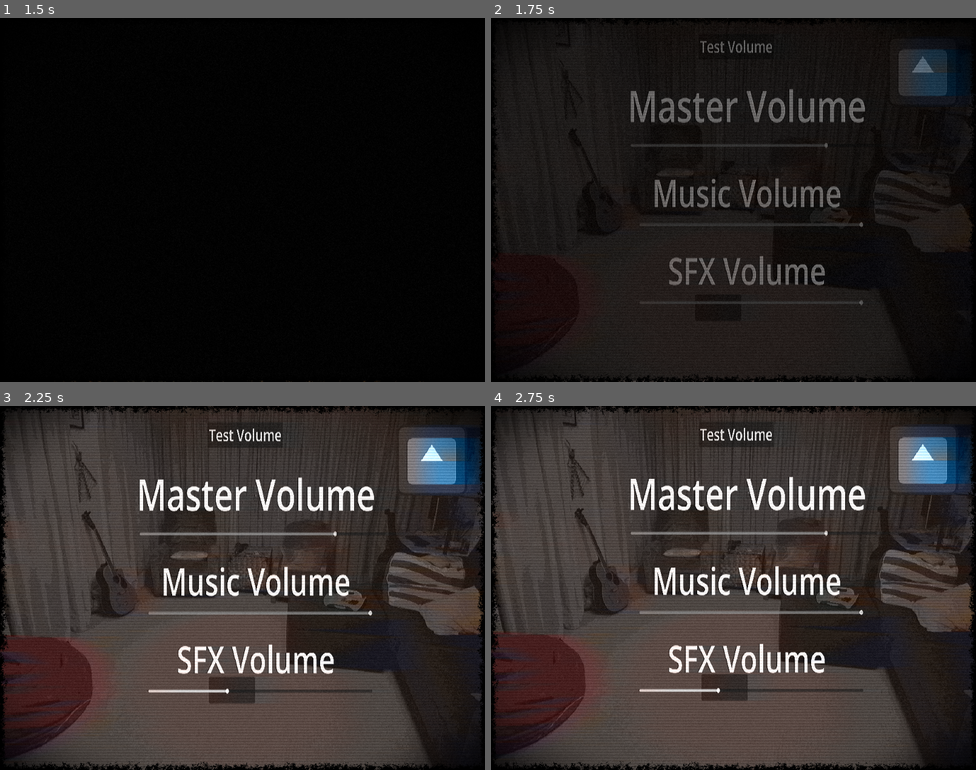
Above: before the commit, frames 1-4 (two rows, left to right).
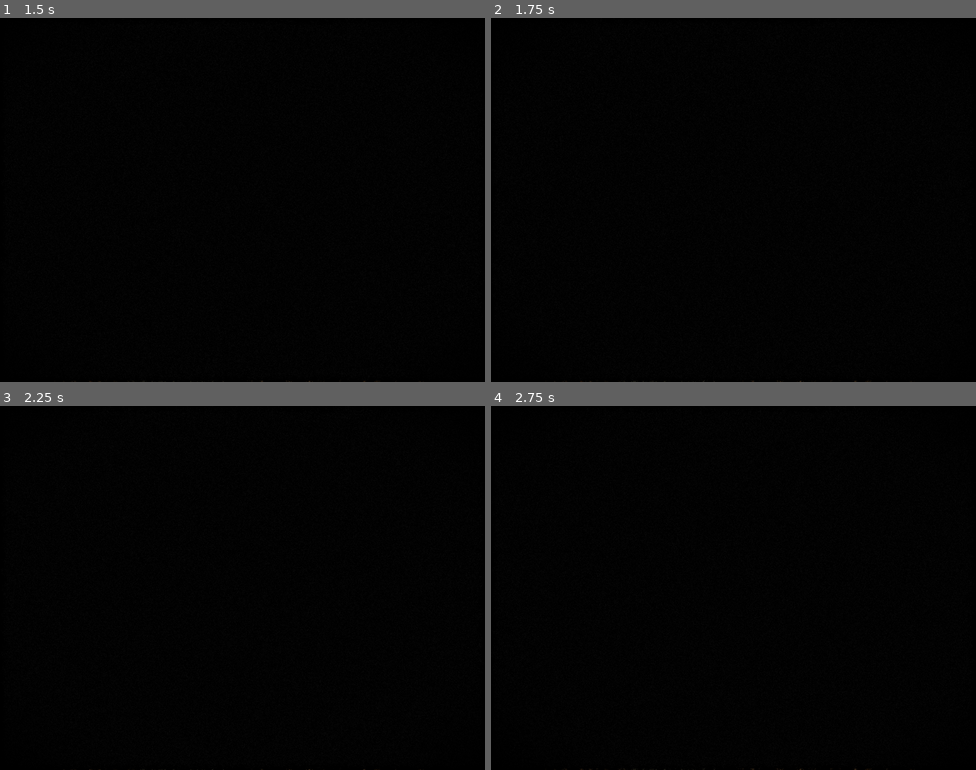
Above: after the commit, the same moments.

Repository: howarja/Vampire-Game
Game: Godot game, scene res://scenes/startScene.tscn
Same seed, same stepped clock (60 frames per second), same inputs: the game is played once before the commit and once after it. This scene is started directly instead of the project's main scene. The engine's default icon, where the game draws it, is replaced by a stand-in: a white triangle on a blue panel in a dark square.
Inputs (mouse positions are in pixels of both pictures, inside the frame that each line leads up to):
- Up to frame 1 (1.5 s): click "Lounge" at 0.5 s; click (431, 72) at 1.25 s
- Up to frame 2 (1.75 s): no input
- Up to frame 3 (2.25 s): click (227, 697) at 2.02 s
- Up to frame 4 (2.75 s): no input

Frame 1 is identical in both runs. In frame 2, 45% of the frame differs, in the area x 0-100%, y 1-100%; in frame 3, 93%, in the area x 0-100%, y 0-100%; in frame 4, 93%.

Commit message:
added in some sfx

Diff:
--- a/Characters/Batman.tres
+++ b/Characters/Batman.tres
@@ -2,7 +2,6 @@
 
 [ext_resource type="Script" uid="uid://bsj2rcs7yvbxy" path="res://Scripts/question.gd" id="2_e5hkb"]
 [ext_resource type="Script" uid="uid://byskr8hlcn2vi" path="res://Scripts/character.gd" id="3_0e0cs"]
-[ext_resource type="Texture2D" uid="uid://brw7eayneqnpa" path="res://Sprites/People/Outside/Batman.png" id="3_iq1j4"]
 
 [sub_resource type="Resource" id="Resource_wimtb"]
 script = ExtResource("2_e5hkb")
@@ -44,7 +43,6 @@
 script = ExtResource("3_0e0cs")
 fullName = "Batman"
 vampire = true
-sprite = ExtResource("3_iq1j4")
 introDialaogue = Array[String](["", "", ""])
 questions = Array[ExtResource("2_e5hkb")]([SubResource("Resource_wimtb"), SubResource("Resource_hush4"), SubResource("Resource_0mdo4"), SubResource("Resource_1tlsp"), SubResource("Resource_c4kb4"), SubResource("Resource_lw0dh")])
 metadata/_custom_type_script = "uid://byskr8hlcn2vi"
--- a/Characters/BillyBobbyJr.tres
+++ b/Characters/BillyBobbyJr.tres
@@ -2,7 +2,6 @@
 
 [ext_resource type="Script" uid="uid://bsj2rcs7yvbxy" path="res://Scripts/question.gd" id="2_8qroq"]
 [ext_resource type="Script" uid="uid://byskr8hlcn2vi" path="res://Scripts/character.gd" id="3_0245l"]
-[ext_resource type="Texture2D" uid="uid://dq8ht1qow0avc" path="res://Sprites/People/Outside/TobyS.png" id="3_gnvrt"]
 
 [sub_resource type="Resource" id="Resource_wimtb"]
 script = ExtResource("2_8qroq")
@@ -39,7 +38,6 @@
 [resource]
 script = ExtResource("3_0245l")
 fullName = "Billy Bobby Jr"
-sprite = ExtResource("3_gnvrt")
 introDialaogue = Array[String](["Heya partner!", "I recieved an invite to this glorious party!", "I heard there would be some rootin shootin party!"])
 questions = Array[ExtResource("2_8qroq")]([SubResource("Resource_wimtb"), SubResource("Resource_hush4"), SubResource("Resource_0mdo4"), SubResource("Resource_1tlsp"), SubResource("Resource_c4kb4"), SubResource("Resource_lw0dh")])
 metadata/_custom_type_script = "uid://byskr8hlcn2vi"
--- a/Characters/BrunhildeStone.tres
+++ b/Characters/BrunhildeStone.tres
@@ -1,7 +1,6 @@
 [gd_resource type="Resource" script_class="character" format=3 uid="uid://bdsbbiwnswj2h"]
 
 [ext_resource type="Script" uid="uid://bsj2rcs7yvbxy" path="res://Scripts/question.gd" id="2_oj37w"]
-[ext_resource type="Texture2D" uid="uid://cubgh3qtgt5sc" path="res://Sprites/People/Outside/Jamie.png" id="3_3i72f"]
 [ext_resource type="Script" uid="uid://byskr8hlcn2vi" path="res://Scripts/character.gd" id="3_yvvos"]
 
 [sub_resource type="Resource" id="Resource_wimtb"]
@@ -42,7 +41,6 @@
 
 [resource]
 script = ExtResource("3_yvvos")
-sprite = ExtResource("3_3i72f")
 introDialaogue = Array[String](["", "", ""])
 questions = Array[ExtResource("2_oj37w")]([SubResource("Resource_wimtb"), SubResource("Resource_hush4"), SubResource("Resource_0mdo4"), SubResource("Resource_1tlsp"), SubResource("Resource_c4kb4"), SubResource("Resource_lw0dh")])
 metadata/_custom_type_script = "uid://byskr8hlcn2vi"
--- a/Characters/CharlieCholick.tres
+++ b/Characters/CharlieCholick.tres
@@ -2,7 +2,6 @@
 
 [ext_resource type="Script" uid="uid://bsj2rcs7yvbxy" path="res://Scripts/question.gd" id="1_b38vs"]
 [ext_resource type="Script" uid="uid://byskr8hlcn2vi" path="res://Scripts/character.gd" id="2_0ot8i"]
-[ext_resource type="Texture2D" uid="uid://c82e1w2pcp24p" path="res://Sprites/People/Outside/Samuel2.png" id="3_b38vs"]
 
 [sub_resource type="Resource" id="Resource_wimtb"]
 script = ExtResource("1_b38vs")
@@ -42,7 +41,6 @@
 
 [resource]
 script = ExtResource("2_0ot8i")
-sprite = ExtResource("3_b38vs")
 introDialaogue = Array[String](["", "", ""])
 questions = Array[ExtResource("1_b38vs")]([SubResource("Resource_wimtb"), SubResource("Resource_hush4"), SubResource("Resource_0mdo4"), SubResource("Resource_1tlsp"), SubResource("Resource_c4kb4"), SubResource("Resource_lw0dh")])
 metadata/_custom_type_script = "uid://byskr8hlcn2vi"
--- a/Characters/Elizabeth Fisher.tres
+++ b/Characters/Elizabeth Fisher.tres
@@ -2,7 +2,6 @@
 
 [ext_resource type="Script" uid="uid://bsj2rcs7yvbxy" path="res://Scripts/question.gd" id="1_ne6w6"]
 [ext_resource type="Script" uid="uid://byskr8hlcn2vi" path="res://Scripts/character.gd" id="2_c36fj"]
-[ext_resource type="Texture2D" uid="uid://r865ghpt15om" path="res://Sprites/People/Outside/Olivia.png" id="3_c36fj"]
 
 [sub_resource type="Resource" id="Resource_wimtb"]
 script = ExtResource("1_ne6w6")
@@ -43,7 +42,6 @@
 [resource]
 script = ExtResource("2_c36fj")
 vampire = true
-sprite = ExtResource("3_c36fj")
 introDialaogue = Array[String](["", "", ""])
 questions = Array[ExtResource("1_ne6w6")]([SubResource("Resource_wimtb"), SubResource("Resource_hush4"), SubResource("Resource_0mdo4"), SubResource("Resource_1tlsp"), SubResource("Resource_c4kb4"), SubResource("Resource_lw0dh")])
 metadata/_custom_type_script = "uid://byskr8hlcn2vi"
--- a/Characters/HughMan.tres
+++ b/Characters/HughMan.tres
@@ -1,7 +1,6 @@
 [gd_resource type="Resource" script_class="character" format=3 uid="uid://bkdcwsj8eieqp"]
 
 [ext_resource type="Script" uid="uid://bsj2rcs7yvbxy" path="res://Scripts/question.gd" id="2_ajy50"]
-[ext_resource type="Texture2D" uid="uid://cghiky6m7jhx4" path="res://Sprites/Hand gun anim.png" id="3_6y2me"]
 [ext_resource type="Script" uid="uid://byskr8hlcn2vi" path="res://Scripts/character.gd" id="3_q86ko"]
 
 [sub_resource type="Resource" id="Resource_wimtb"]
@@ -42,7 +41,6 @@
 
 [resource]
 script = ExtResource("3_q86ko")
-sprite = ExtResource("3_6y2me")
 introDialaogue = Array[String](["", "", ""])
 questions = Array[ExtResource("2_ajy50")]([SubResource("Resource_wimtb"), SubResource("Resource_hush4"), SubResource("Resource_0mdo4"), SubResource("Resource_1tlsp"), SubResource("Resource_c4kb4"), SubResource("Resource_lw0dh")])
 metadata/_custom_type_script = "uid://byskr8hlcn2vi"
--- a/Characters/JefferyAndersonVampire.tres
+++ b/Characters/JefferyAndersonVampire.tres
@@ -2,7 +2,6 @@
 
 [ext_resource type="Script" uid="uid://bsj2rcs7yvbxy" path="res://Scripts/question.gd" id="2_ooaof"]
 [ext_resource type="Script" uid="uid://byskr8hlcn2vi" path="res://Scripts/character.gd" id="3_0chsk"]
-[ext_resource type="Texture2D" uid="uid://bnr72wxh3p5ft" path="res://Sprites/People/Outside/James2.png" id="3_gswec"]
 
 [sub_resource type="Resource" id="Resource_wimtb"]
 script = ExtResource("2_ooaof")
@@ -43,7 +42,6 @@
 [resource]
 script = ExtResource("3_0chsk")
 vampire = true
-sprite = ExtResource("3_gswec")
 introDialaogue = Array[String](["", "", ""])
 questions = Array[ExtResource("2_ooaof")]([SubResource("Resource_wimtb"), SubResource("Resource_hush4"), SubResource("Resource_0mdo4"), SubResource("Resource_1tlsp"), SubResource("Resource_c4kb4"), SubResource("Resource_lw0dh")])
 metadata/_custom_type_script = "uid://byskr8hlcn2vi"
--- a/Characters/MaxFredrickson.tres
+++ b/Characters/MaxFredrickson.tres
@@ -1,7 +1,6 @@
 [gd_resource type="Resource" script_class="character" format=3 uid="uid://danc5xfmors2x"]
 
 [ext_resource type="Script" uid="uid://bsj2rcs7yvbxy" path="res://Scripts/question.gd" id="2_uyyts"]
-[ext_resource type="Texture2D" uid="uid://b7rnsbcb6hmuo" path="res://Sprites/People/Outside/Fishbowl.png" id="3_2xq7g"]
 [ext_resource type="Script" uid="uid://byskr8hlcn2vi" path="res://Scripts/character.gd" id="3_31eem"]
 
 [sub_resource type="Resource" id="Resource_wimtb"]
@@ -42,7 +41,6 @@
 
 [resource]
 script = ExtResource("3_31eem")
-sprite = ExtResource("3_2xq7g")
 introDialaogue = Array[String](["", "", ""])
 questions = Array[ExtResource("2_uyyts")]([SubResource("Resource_wimtb"), SubResource("Resource_hush4"), SubResource("Resource_0mdo4"), SubResource("Resource_1tlsp"), SubResource("Resource_c4kb4"), SubResource("Resource_lw0dh")])
 metadata/_custom_type_script = "uid://byskr8hlcn2vi"
--- a/Characters/Mclovin.tres
+++ b/Characters/Mclovin.tres
@@ -2,7 +2,6 @@
 
 [ext_resource type="Script" uid="uid://bsj2rcs7yvbxy" path="res://Scripts/question.gd" id="2_of7nf"]
 [ext_resource type="Script" uid="uid://byskr8hlcn2vi" path="res://Scripts/character.gd" id="3_p0y8t"]
-[ext_resource type="Texture2D" uid="uid://l6dwnj4mm8j" path="res://Sprites/People/Outside/Max.png" id="3_vfqu3"]
 
 [sub_resource type="Resource" id="Resource_wimtb"]
 script = ExtResource("2_of7nf")
@@ -42,7 +41,6 @@
 
 [resource]
 script = ExtResource("3_p0y8t")
-sprite = ExtResource("3_vfqu3")
 introDialaogue = Array[String](["", "", ""])
 questions = Array[ExtResource("2_of7nf")]([SubResource("Resource_wimtb"), SubResource("Resource_hush4"), SubResource("Resource_0mdo4"), SubResource("Resource_1tlsp"), SubResource("Resource_c4kb4"), SubResource("Resource_lw0dh")])
 metadata/_custom_type_script = "uid://byskr8hlcn2vi"
--- a/Characters/MichaelSoul.tres
+++ b/Characters/MichaelSoul.tres
@@ -1,7 +1,6 @@
 [gd_resource type="Resource" script_class="character" format=3 uid="uid://cuggg4fxfk00n"]
 
 [ext_resource type="Script" uid="uid://bsj2rcs7yvbxy" path="res://Scripts/question.gd" id="2_ec5va"]
-[ext_resource type="Texture2D" uid="uid://dtndpoepq32o0" path="res://Sprites/People/Outside/Isaac.png" id="3_7u1oa"]
 [ext_resource type="Script" uid="uid://byskr8hlcn2vi" path="res://Scripts/character.gd" id="3_15hoe"]
 
 [sub_resource type="Resource" id="Resource_wimtb"]
@@ -43,7 +42,6 @@
 [resource]
 script = ExtResource("3_15hoe")
 vampire = true
-sprite = ExtResource("3_7u1oa")
 introDialaogue = Array[String](["", "", ""])
 questions = Array[ExtResource("2_ec5va")]([SubResource("Resource_wimtb"), SubResource("Resource_hush4"), SubResource("Resource_0mdo4"), SubResource("Resource_1tlsp"), SubResource("Resource_c4kb4"), SubResource("Resource_lw0dh")])
 metadata/_custom_type_script = "uid://byskr8hlcn2vi"
--- a/Characters/PeterDouglas.tres
+++ b/Characters/PeterDouglas.tres
@@ -2,7 +2,6 @@
 
 [ext_resource type="Script" uid="uid://bsj2rcs7yvbxy" path="res://Scripts/question.gd" id="2_dgaj8"]
 [ext_resource type="Script" uid="uid://byskr8hlcn2vi" path="res://Scripts/character.gd" id="3_h4ynm"]
-[ext_resource type="Texture2D" uid="uid://ddilv6nlb4f1m" path="res://Sprites/People/Outside/Tijmen.png" id="3_xpv74"]
 
 [sub_resource type="Resource" id="Resource_wimtb"]
 script = ExtResource("2_dgaj8")
@@ -42,7 +41,6 @@
 
 [resource]
 script = ExtResource("3_h4ynm")
-sprite = ExtResource("3_xpv74")
 introDialaogue = Array[String](["", "", ""])
 questions = Array[ExtResource("2_dgaj8")]([SubResource("Resource_wimtb"), SubResource("Resource_hush4"), SubResource("Resource_0mdo4"), SubResource("Resource_1tlsp"), SubResource("Resource_c4kb4"), SubResource("Resource_lw0dh")])
 metadata/_custom_type_script = "uid://byskr8hlcn2vi"
--- a/Characters/Sebastian Silvester.tres
+++ b/Characters/Sebastian Silvester.tres
@@ -2,7 +2,6 @@
 
 [ext_resource type="Script" uid="uid://bsj2rcs7yvbxy" path="res://Scripts/question.gd" id="1_8i1ka"]
 [ext_resource type="Script" uid="uid://byskr8hlcn2vi" path="res://Scripts/character.gd" id="2_ooas5"]
-[ext_resource type="Texture2D" uid="uid://nbcj41le3p70" path="res://Sprites/People/Outside/TobyG.png" id="3_ooas5"]
 
 [sub_resource type="Resource" id="Resource_wimtb"]
 script = ExtResource("1_8i1ka")
@@ -42,7 +41,6 @@
 
 [resource]
 script = ExtResource("2_ooas5")
-sprite = ExtResource("3_ooas5")
 introDialaogue = Array[String](["", "", ""])
 questions = Array[ExtResource("1_8i1ka")]([SubResource("Resource_wimtb"), SubResource("Resource_hush4"), SubResource("Resource_0mdo4"), SubResource("Resource_1tlsp"), SubResource("Resource_c4kb4"), SubResource("Resource_lw0dh")])
 metadata/_custom_type_script = "uid://byskr8hlcn2vi"
--- a/Characters/SimSoul.tres
+++ b/Characters/SimSoul.tres
@@ -1,7 +1,6 @@
 [gd_resource type="Resource" script_class="character" format=3 uid="uid://nyhgm7avmwdt"]
 
 [ext_resource type="Script" uid="uid://bsj2rcs7yvbxy" path="res://Scripts/question.gd" id="2_ohtyb"]
-[ext_resource type="Texture2D" uid="uid://d2g08uoafsmti" path="res://Sprites/People/Outside/Yuki.png" id="3_8o0ut"]
 [ext_resource type="Script" uid="uid://byskr8hlcn2vi" path="res://Scripts/character.gd" id="3_ejbln"]
 
 [sub_resource type="Resource" id="Resource_wimtb"]
@@ -42,7 +41,6 @@
 
 [resource]
 script = ExtResource("3_ejbln")
-sprite = ExtResource("3_8o0ut")
 introDialaogue = Array[String](["", "", ""])
 questions = Array[ExtResource("2_ohtyb")]([SubResource("Resource_wimtb"), SubResource("Resource_hush4"), SubResource("Resource_0mdo4"), SubResource("Resource_1tlsp"), SubResource("Resource_c4kb4"), SubResource("Resource_lw0dh")])
 metadata/_custom_type_script = "uid://byskr8hlcn2vi"
--- a/Characters/StarkBeever.tres
+++ b/Characters/StarkBeever.tres
@@ -2,7 +2,6 @@
 
 [ext_resource type="Script" uid="uid://bsj2rcs7yvbxy" path="res://Scripts/question.gd" id="1_gqtub"]
 [ext_resource type="Script" uid="uid://byskr8hlcn2vi" path="res://Scripts/character.gd" id="2_6qlb5"]
-[ext_resource type="Texture2D" uid="uid://ctmx2iog0bwlj" path="res://Sprites/People/Outside/Tishar.png" id="3_tah7n"]
 
 [sub_resource type="Resource" id="Resource_wimtb"]
 script = ExtResource("1_gqtub")
@@ -43,7 +42,6 @@
 [resource]
 script = ExtResource("2_6qlb5")
 vampire = true
-sprite = ExtResource("3_tah7n")
 introDialaogue = Array[String](["", "", ""])
 questions = Array[ExtResource("1_gqtub")]([SubResource("Resource_wimtb"), SubResource("Resource_hush4"), SubResource("Resource_0mdo4"), SubResource("Resource_1tlsp"), SubResource("Resource_c4kb4"), SubResource("Resource_lw0dh")])
 metadata/_custom_type_script = "uid://byskr8hlcn2vi"
--- a/Characters/SteveDuobler.tres
+++ b/Characters/SteveDuobler.tres
@@ -2,7 +2,6 @@
 
 [ext_resource type="Script" uid="uid://bsj2rcs7yvbxy" path="res://Scripts/question.gd" id="1_tr7q8"]
 [ext_resource type="Script" uid="uid://byskr8hlcn2vi" path="res://Scripts/character.gd" id="2_qm2a0"]
-[ext_resource type="Texture2D" uid="uid://ehrtbpi480wo" path="res://Sprites/People/Outside/Samuel.png" id="3_4ous1"]
 
 [sub_resource type="Resource" id="Resource_wimtb"]
 script = ExtResource("1_tr7q8")
@@ -42,7 +41,6 @@
 
 [resource]
 script = ExtResource("2_qm2a0")
-sprite = ExtResource("3_4ous1")
 introDialaogue = Array[String](["", "", ""])
 questions = Array[ExtResource("1_tr7q8")]([SubResource("Resource_wimtb"), SubResource("Resource_hush4"), SubResource("Resource_0mdo4"), SubResource("Resource_1tlsp"), SubResource("Resource_c4kb4"), SubResource("Resource_lw0dh")])
 metadata/_custom_type_script = "uid://byskr8hlcn2vi"
--- a/Characters/TimmyJimmy.tres
+++ b/Characters/TimmyJimmy.tres
@@ -2,7 +2,6 @@
 
 [ext_resource type="Script" uid="uid://bsj2rcs7yvbxy" path="res://Scripts/question.gd" id="2_himms"]
 [ext_resource type="Script" uid="uid://byskr8hlcn2vi" path="res://Scripts/character.gd" id="3_7gpwf"]
-[ext_resource type="Texture2D" uid="uid://b67yllemst6vy" path="res://Sprites/People/Outside/Brendan.png" id="3_08ah5"]
 
 [sub_resource type="Resource" id="Resource_wimtb"]
 script = ExtResource("2_himms")
@@ -39,7 +38,6 @@
 [resource]
 script = ExtResource("3_7gpwf")
 fullName = "Timmy Jimmy"
-sprite = ExtResource("3_08ah5")
 introDialaogue = Array[String](["Heya partner!", "I recieved an invite to this glorious party!", "I heard there would be some rootin shootin party!"])
 questions = Array[ExtResource("2_himms")]([SubResource("Resource_wimtb"), SubResource("Resource_hush4"), SubResource("Resource_0mdo4"), SubResource("Resource_1tlsp"), SubResource("Resource_c4kb4"), SubResource("Resource_lw0dh")])
 metadata/_custom_type_script = "uid://byskr8hlcn2vi"
--- a/Characters/TuckerJacobs.tres
+++ b/Characters/TuckerJacobs.tres
@@ -1,7 +1,6 @@
 [gd_resource type="Resource" script_class="character" format=3 uid="uid://cokt4gkwlsj1i"]
 
 [ext_resource type="Script" uid="uid://bsj2rcs7yvbxy" path="res://Scripts/question.gd" id="2_p5ogu"]
-[ext_resource type="Texture2D" uid="uid://dfrk6io2d4m7x" path="res://Sprites/People/Outside/Hugo.png" id="3_g8t5f"]
 [ext_resource type="Script" uid="uid://byskr8hlcn2vi" path="res://Scripts/character.gd" id="3_tpb0d"]
 
 [sub_resource type="Resource" id="Resource_wimtb"]
@@ -43,7 +42,6 @@
 [resource]
 script = ExtResource("3_tpb0d")
 fullName = "Tucker Jacobs"
-sprite = ExtResource("3_g8t5f")
 introDialaogue = Array[String](["", "", ""])
 questions = Array[ExtResource("2_p5ogu")]([SubResource("Resource_wimtb"), SubResource("Resource_hush4"), SubResource("Resource_0mdo4"), SubResource("Resource_1tlsp"), SubResource("Resource_c4kb4"), SubResource("Resource_lw0dh")])
 metadata/_custom_type_script = "uid://byskr8hlcn2vi"
--- a/Characters/VonPier.tres
+++ b/Characters/VonPier.tres
@@ -2,7 +2,6 @@
 
 [ext_resource type="Script" uid="uid://bsj2rcs7yvbxy" path="res://Scripts/question.gd" id="2_xqmih"]
 [ext_resource type="Script" uid="uid://byskr8hlcn2vi" path="res://Scripts/character.gd" id="3_c8vdo"]
-[ext_resource type="Texture2D" uid="uid://bp4f604cfnw0w" path="res://Sprites/People/Outside/Willem.png" id="3_tfa3l"]
 
 [sub_resource type="Resource" id="Resource_wimtb"]
 script = ExtResource("2_xqmih")
@@ -43,7 +42,6 @@
 [resource]
 script = ExtResource("3_c8vdo")
 fullName = "Von Pier"
-sprite = ExtResource("3_tfa3l")
 introDialaogue = Array[String](["", "", ""])
 questions = Array[ExtResource("2_xqmih")]([SubResource("Resource_wimtb"), SubResource("Resource_hush4"), SubResource("Resource_0mdo4"), SubResource("Resource_1tlsp"), SubResource("Resource_c4kb4"), SubResource("Resource_lw0dh")])
 metadata/_custom_type_script = "uid://byskr8hlcn2vi"
--- a/Characters/WilliamGreaves.tres
+++ b/Characters/WilliamGreaves.tres
@@ -1,7 +1,6 @@
 [gd_resource type="Resource" script_class="character" format=3 uid="uid://bhpiqqonswruq"]
 
 [ext_resource type="Script" uid="uid://bsj2rcs7yvbxy" path="res://Scripts/question.gd" id="2_q610j"]
-[ext_resource type="Texture2D" uid="uid://d1o70ev7h4tyw" path="res://Sprites/People/Outside/Arlo.png" id="3_jm8u8"]
 [ext_resource type="Script" uid="uid://byskr8hlcn2vi" path="res://Scripts/character.gd" id="3_l2is1"]
 
 [sub_resource type="Resource" id="Resource_wimtb"]
@@ -43,7 +42,6 @@
 [resource]
 script = ExtResource("3_l2is1")
 fullName = "William Greaves"
-sprite = ExtResource("3_jm8u8")
 introDialaogue = Array[String](["", "", ""])
 questions = Array[ExtResource("2_q610j")]([SubResource("Resource_wimtb"), SubResource("Resource_hush4"), SubResource("Resource_0mdo4"), SubResource("Resource_1tlsp"), SubResource("Resource_c4kb4"), SubResource("Resource_lw0dh")])
 metadata/_custom_type_script = "uid://byskr8hlcn2vi"
--- a/scenes/startScene.tscn
+++ b/scenes/startScene.tscn
@@ -51,14 +51,12 @@
 [ext_resource type="Resource" uid="uid://ca2bounl3hsv7" path="res://Characters/RatGod.tres" id="27_2xysg"]
 [ext_resource type="Resource" uid="uid://c0rssvdil1e7u" path="res://Characters/Elizabeth Fisher.tres" id="28_7bw5e"]
 [ext_resource type="AudioStream" uid="uid://ei38ltoqcv4w" path="res://music/ambiance/Ghostly sfx_static.wav" id="28_judpu"]
-[ext_resource type="AudioStream" uid="uid://2lfqwcwbbhd7" path="res://SFX/finalSFX/Door close2.mp3" id="39_s8qox"]
-[ext_resource type="AudioStream" uid="uid://n7rj4ekl22os" path="res://SFX/finalSFX/Accept1.mp3" id="41_dya7i"]
-[ext_resource type="AudioStream" uid="uid://cbwiyi3lu1wgg" path="res://SFX/finalSFX/Click1.mp3" id="41_frb8m"]
-[ext_resource type="AudioStream" uid="uid://dbcohb0i6bn4l" path="res://SFX/finalSFX/Accept2.mp3" id="41_sussc"]
-[ext_resource type="AudioStream" uid="uid://citu6abfktgh4" path="res://SFX/finalSFX/Door open1.mp3" id="45_x6vsl"]
-[ext_resource type="AudioStream" uid="uid://ccj84c0owjne8" path="res://SFX/finalSFX/Door close1 short.mp3" id="47_yhoku"]
-[ext_resource type="AudioStream" uid="uid://dbhnmvlr4crt2" path="res://SFX/finalSFX/Click4.mp3" id="48_03vgi"]
-[ext_resource type="AudioStream" uid="uid://c1ts53liknf3" path="res://SFX/finalSFX/Click3.mp3" id="50_0smob"]
+[ext_resource type="AudioStream" uid="uid://cwl1o1l7gx5nk" path="res://SFX/doorclose_footsteps.mp3" id="33_x6vsl"]
+[ext_resource type="AudioStream" uid="uid://cvvm217cqoy5m" path="res://SFX/footsteps_door_open.mp3" id="43_s8qox"]
+[ext_resource type="AudioStream" uid="uid://dseues4pyy00i" path="res://SFX/footsteps.mp3" id="44_jr8db"]
+[ext_resource type="AudioStream" uid="uid://6kthdtpwhkpy" path="res://SFX/DoorOpen.mp3" id="44_yhoku"]
+[ext_resource type="AudioStream" uid="uid://bbw32fx54w3so" path="res://SFX/finalSFX/Zoom3.mp3" id="45_x6vsl"]
+[ext_resource type="AudioStream" uid="uid://mdmbabi2hvgi" path="res://SFX/door_close.mp3" id="49_03vgi"]
 [ext_resource type="PackedScene" uid="uid://dmmobl341pm1o" path="res://scenes/pixelate.tscn" id="51_nlj8h"]
 
 [sub_resource type="CircleShape2D" id="CircleShape2D_3xd07"]
@@ -359,7 +357,8 @@
 offset_bottom = 218.51634
 script = ExtResource("3_jmrrm")
 newArea = NodePath("../../Hallway")
-movementSFX = ExtResource("41_sussc")
+movementSFX = ExtResource("33_x6vsl")
+fadeLength = 1.5
 
 [node name="InteractableCharacter" type="Area2D" parent="CanvasLayer/Lounge" unique_id=656916129]
 position = Vector2(-232.20422, -82.12696)
@@ -445,7 +444,7 @@
 offset_bottom = 182.00464
 script = ExtResource("3_jmrrm")
 newArea = NodePath("../../Hallway")
-movementSFX = ExtResource("39_s8qox")
+movementSFX = ExtResource("44_jr8db")
 
 [node name="Sprite2D" type="Sprite2D" parent="CanvasLayer/peepHole" unique_id=1678730477]
 material = SubResource("ShaderMaterial_4lml8")
@@ -472,7 +471,8 @@
 text = "Lounge"
 script = ExtResource("3_jmrrm")
 newArea = NodePath("../../Lounge")
-movementSFX = ExtResource("41_frb8m")
+movementSFX = ExtResource("43_s8qox")
+fadeLength = 2.5
 
 [node name="movementButton2" type="Button" parent="CanvasLayer/Hallway" unique_id=188149822 node_paths=PackedStringArray("newArea")]
 offset_left = 302.0
@@ -482,7 +482,7 @@
 text = "Garage"
 script = ExtResource("3_jmrrm")
 newArea = NodePath("../../Garage")
-movementSFX = ExtResource("41_sussc")
+movementSFX = ExtResource("44_yhoku")
 
 [node name="movementButton3" type="Button" parent="CanvasLayer/Hallway" unique_id=1415821590 node_paths=PackedStringArray("newArea")]
 offset_left = -17.0
@@ -492,7 +492,8 @@
 text = "Doorway"
 script = ExtResource("3_jmrrm")
 newArea = NodePath("../../Doorway")
-movementSFX = ExtResource("41_dya7i")
+movementSFX = ExtResource("44_jr8db")
+fadeLength = 1.8
 
 [node name="Doorway" type="Sprite2D" parent="CanvasLayer" unique_id=78017150 node_paths=PackedStringArray("movementButtons")]
 visible = false
@@ -509,7 +510,8 @@
 text = "Hallway"
 script = ExtResource("3_jmrrm")
 newArea = NodePath("../../Hallway")
-movementSFX = ExtResource("41_dya7i")
+movementSFX = ExtResource("44_jr8db")
+fadeLength = 1.8
 
 [node name="movementButton2" type="Button" parent="CanvasLayer/Doorway" unique_id=1311128301 node_paths=PackedStringArray("newArea")]
 offset_left = -131.0
@@ -536,7 +538,8 @@
 text = "Hallway"
 script = ExtResource("3_jmrrm")
 newArea = NodePath("../../Hallway")
-movementSFX = ExtResource("47_yhoku")
+movementSFX = ExtResource("49_03vgi")
+fadeLength = 1.2
 
 [node name="movementButton2" type="Button" parent="CanvasLayer/Garage" unique_id=1957635642 node_paths=PackedStringArray("newArea")]
 offset_left = -441.0
@@ -546,7 +549,8 @@
 text = "Basement"
 script = ExtResource("3_jmrrm")
 newArea = NodePath("../../Basement")
-movementSFX = ExtResource("48_03vgi")
+movementSFX = ExtResource("43_s8qox")
+fadeLength = 1.5
 
 [node name="Basement" type="Sprite2D" parent="CanvasLayer" unique_id=174614199 node_paths=PackedStringArray("movementButtons")]
 visible = false
@@ -563,7 +567,8 @@
 text = "Garage"
 script = ExtResource("3_jmrrm")
 newArea = NodePath("../../Garage")
-movementSFX = ExtResource("50_0smob")
+movementSFX = ExtResource("49_03vgi")
+fadeLength = 1.2
 
 [node name="ConversationManager" type="Control" parent="CanvasLayer" unique_id=648713796 node_paths=PackedStringArray("text", "buttonContainer", "exitButton", "killButton", "characterSprite", "display", "phone", "anim")]
 layout_mode = 3
--- a/scripts/conversation_manager.gd
+++ b/scripts/conversation_manager.gd
@@ -106,7 +106,7 @@
 	lastInteracted.update();
 	characterSprite.texture = null;
 	display.hide();
-	Globals.player.fadeTo(Globals.player.currentArea)
+	Globals.player.fadeTo(Globals.player.currentArea, 1)
 
 func killCharacter():
 	# kill the character
--- a/scripts/movement_button.gd
+++ b/scripts/movement_button.gd
@@ -2,10 +2,12 @@
 
 @export var newArea: Area;
 @export var movementSFX: AudioStreamMP3;
+@export var fadeLength: float = 1;
 
 func _ready() -> void:
 	pressed.connect(move);
 
 func move():
-	Globals.player.fadeTo(newArea);
+	Globals.player.fadeTo(newArea, fadeLength);
+	await get_tree().create_timer(0.5).timeout;
 	Globals.player.playMovement(movementSFX);
--- a/scripts/player_manager.gd
+++ b/scripts/player_manager.gd
@@ -25,16 +25,16 @@
 		fadeOutsideMusic();
 
 func returnToHallway() -> void:
-	fadeTo(hallway);
+	fadeTo(hallway, 1);
 
-func fadeTo(newArea: Area) -> void:
+func fadeTo(newArea: Area, fadeLength: float) -> void:
 	# fade darkness in, load new area, fade darkness out
 	currentArea.disableMovement();
 	var tween1 = create_tween();
 	var dark: Color = Color(0.0, 0.0, 0.0, 1.0);
 	tween1.tween_property(fade, "modulate", dark, 0.5);
 
-	await get_tree().create_timer(1).timeout
+	await get_tree().create_timer(fadeLength).timeout
 	changeAreaTo(newArea)
 
 	var opaque: Color = Color(0.0, 0.0, 0.0, 0.0);
Not shown, added: Attributions.txt
Not shown, added: SFX/DoorOpen.mp3.import
Not shown, added: SFX/door_close.mp3.import
Not shown, added: SFX/doorclose_footsteps.mp3.import
Not shown, added: SFX/footsteps.mp3.import
Not shown, added: SFX/footsteps_door_open.mp3.import
Not shown, added: SFX/DoorOpen.mp3
Not shown, added: SFX/door_close.mp3
Not shown, added: SFX/doorclose_footsteps.mp3
Not shown, added: SFX/footsteps.mp3
Not shown, added: SFX/footsteps_door_open.mp3
